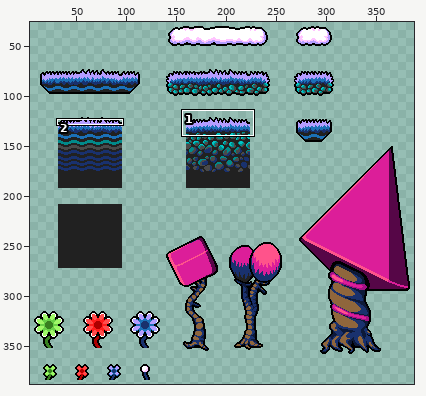
Two versions of one sprite sheet, media/tilesheet_bluegrass.png. The first picture is a wide view before the edit; the outline marks the close-up.
Close-up. The starting point:
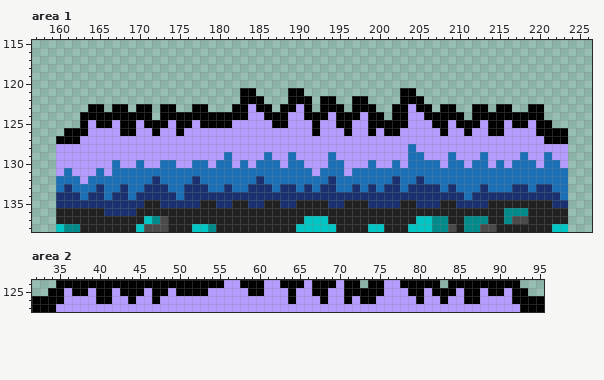
The file is 832x800 pixels, drawn in blocks of 2x2; one block is one cell here. Shown: area 1: x 157..226, y 115..138; area 2: x 32..95, y 124..127. The wide view leaves out empty margins.
After:
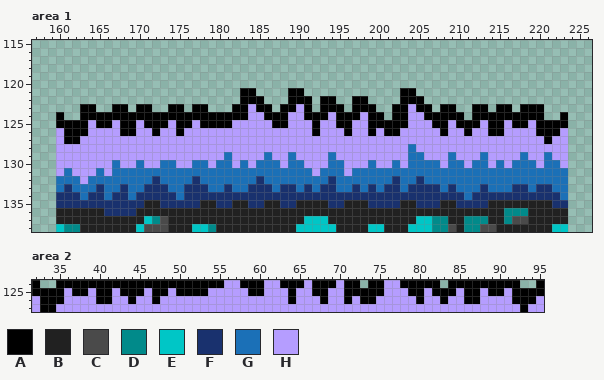
Palette (. is transparent): A #000000  B #212121  C #4a4a4a  D #018a8a  E #00c6c6  F #19316e  G #1b70b7  H #b59dff
Commit message: Tiny update to bluegrass tilesheet for smoother tiling, updated roundwoods far trees with finished set.
The edit:
Area 1:
Colour A now appears in row 123 at x 163, 175 and 218; in row 124 at x 160, 172 and 223; in row 125 at x 160 to 162 and 222 to 223.
Colour H now appears in row 126 at x 160.
The author changed colour A to colour H in row 126 at x 223; in row 127 at x 160 and 222 to 223.
The edit erases colour A in row 123 at x 165 and 173.
Area 2:
Colour A now appears in row 124 at x 32 and 95; in row 125 at x 32 to 33 and 94 to 95.
The author changed colour A to colour H in row 126 at x 32 and 95; in row 127 at x 32 and 94 to 95.
